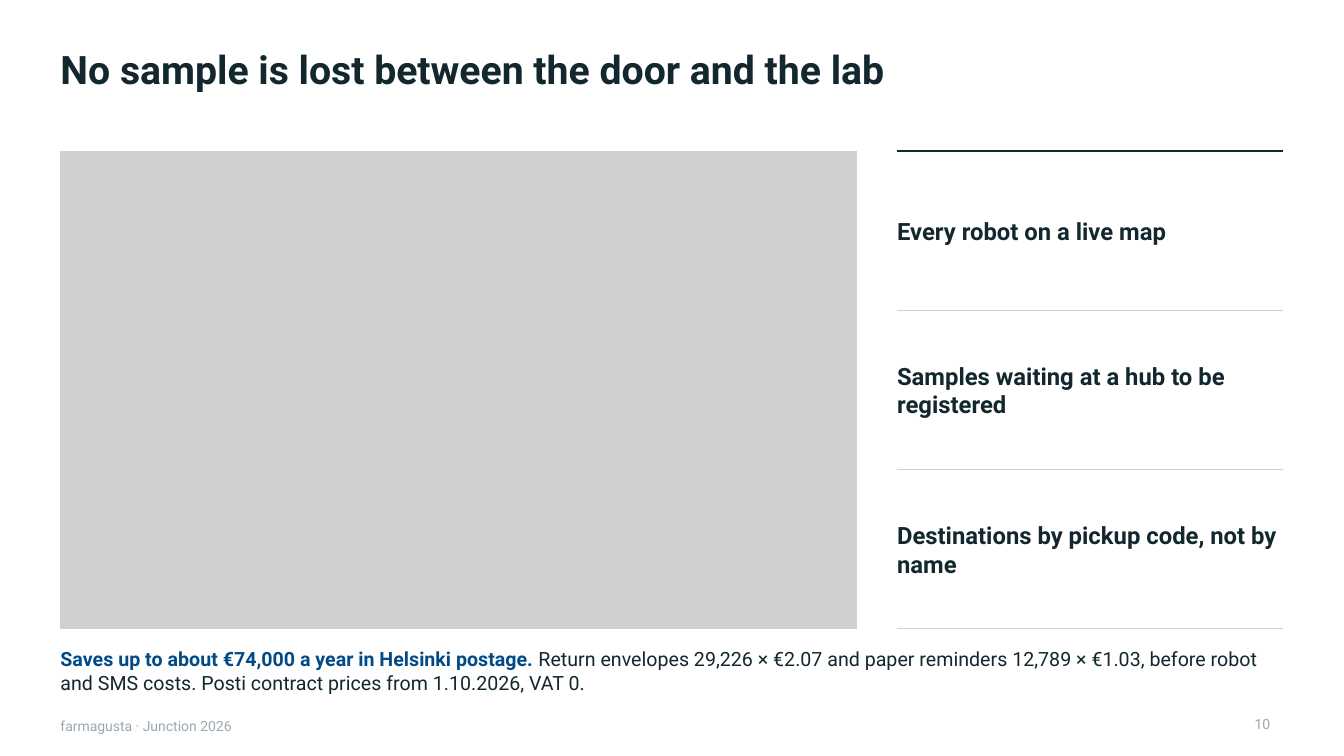
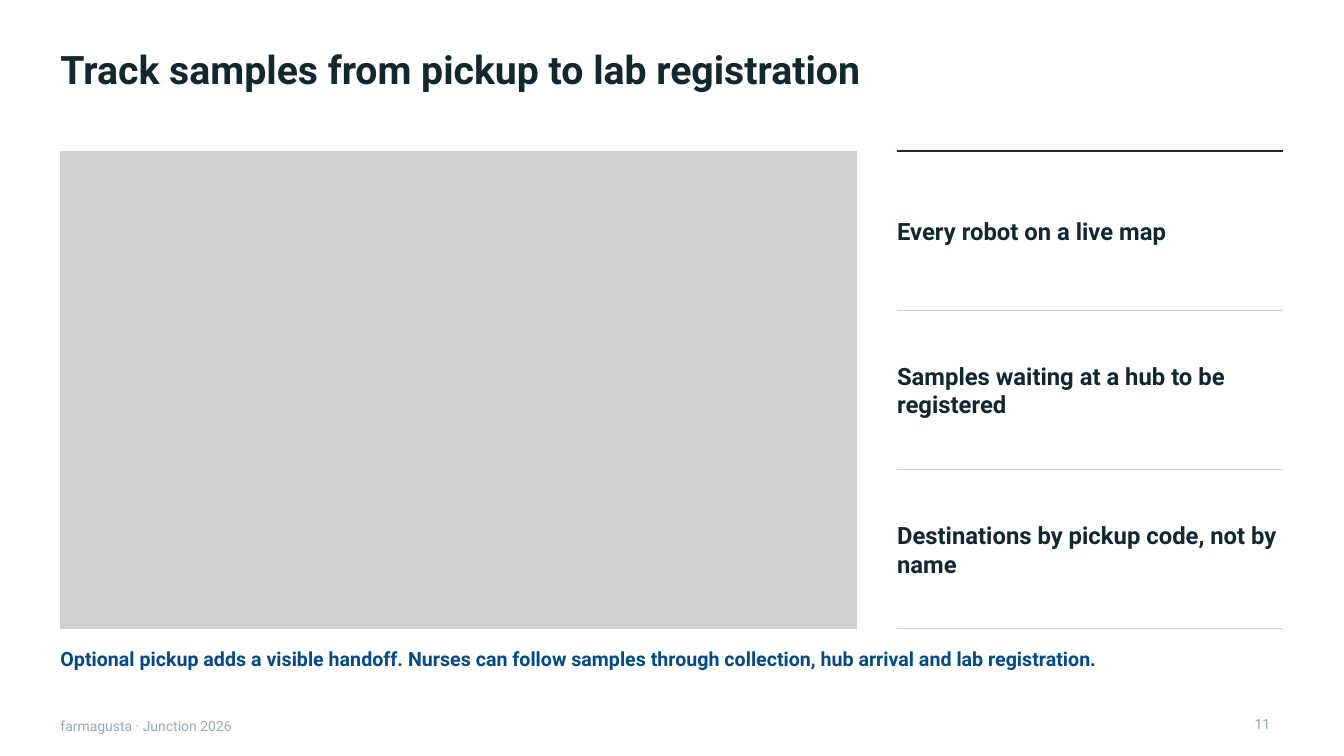
Before and after one commit to rromppanen/junction26, a slide deck: slide 11 of docs/pitch/farmagusta-screening-attendance.pptx (slide 10 before the commit). Drawn at 1344x756 pixels with LibreOffice and Linux fonts; fonts in the diff are those of the drawing; grey boxes stand for pictures. Boxes give left, top, right and bottom in pixels: in the first picture for what was removed or moved away, otherwise in the second. Text is boxed around its words. In the diff, an @@ line names an element or a change of style, - is before the commit and + after.

Commit message:
Clarify pickup value and add Starship fleet economics to pitch

```diff
--- a/docs/pitch/farmagusta-screening-attendance.pptx
+++ b/docs/pitch/farmagusta-screening-attendance.pptx
@@ title at box(60, 54, 860, 92): text changed @@
-No sample is lost between the door and the lab
+Track samples from pickup to lab registration
@@ text at box(60, 651, 1096, 670): text changed; text colour #12272E to #004B87; bold on @@
-Saves up to about €74,000 a year in Helsinki postage. Return envelopes 29,226 × €2.07 and paper reminders 12,789 × €1.03, before robot and SMS costs. Posti contract prices from 1.10.2026, VAT 0.
+Optional pickup adds a visible handoff. Nurses can follow samples through collection, hub arrival and lab registration.
@@ page number at box(1255, 719, 1271, 729): text changed @@
-10
+11
```
Also in this commit, not shown: 3 other slides changed, 4 slides added, 2 slides removed.
